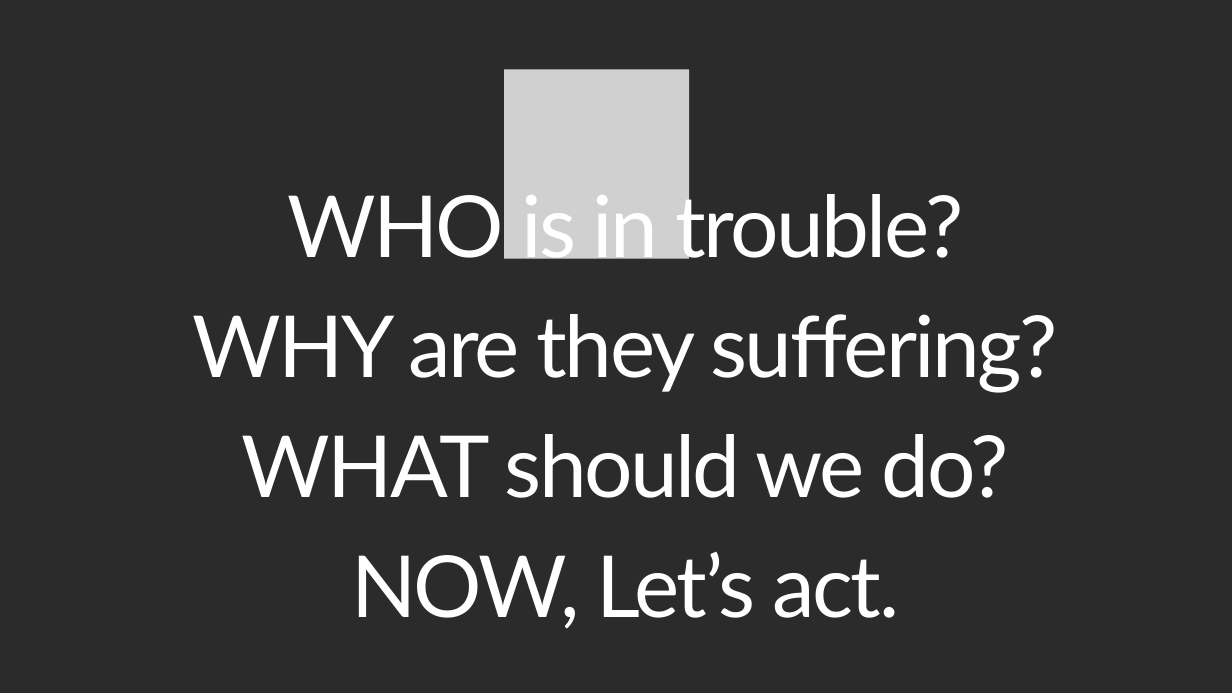
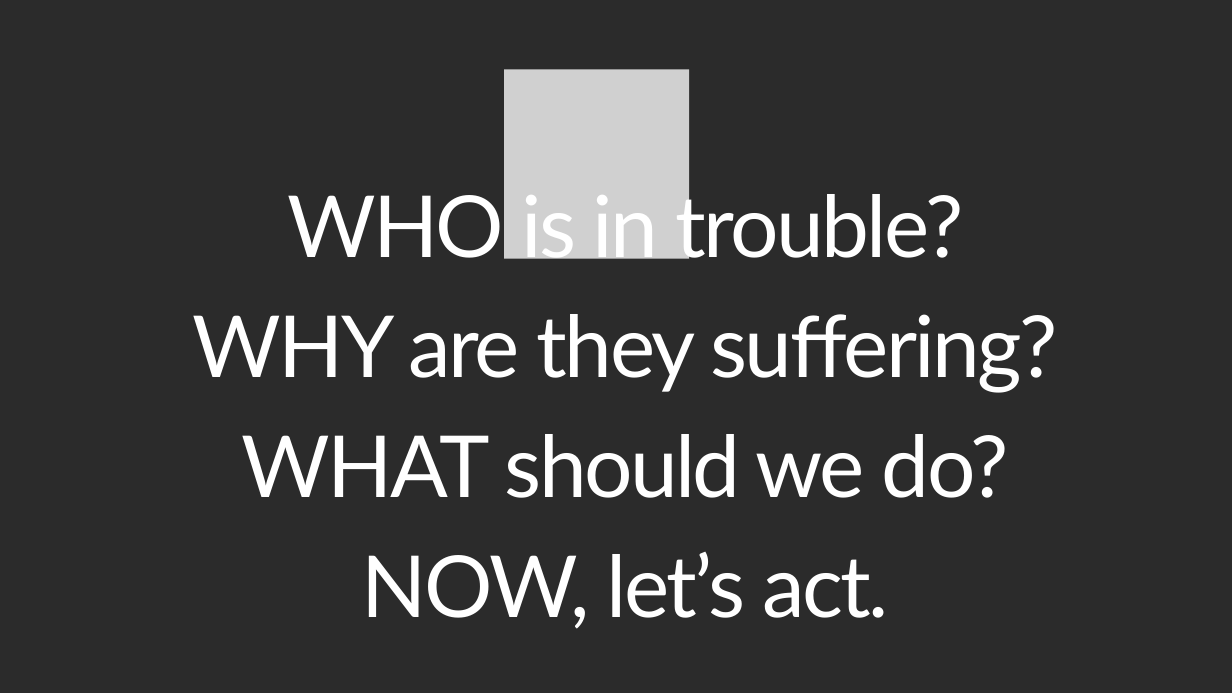
Before and after one commit to biossam/snja_map, a slide deck: slide 3 of files/intl/Now_Lets_act.pptx. Drawn at 1232x693 pixels with LibreOffice and Linux fonts; fonts in the diff are those of the drawing; grey boxes stand for pictures; background and template pictures are left out; a plain dark background stands for a picture behind light text. Boxes give left, top, right and bottom in pixels: in the first picture for what was removed or moved away, otherwise in the second. Text is boxed around its words. In the diff, an @@ line names an element or a change of style, - is before the commit and + after.

```diff
--- a/files/intl/Now_Lets_act.pptx
+++ b/files/intl/Now_Lets_act.pptx
@@ text at (362, 552, 889, 629): text changed @@
-NOW, Let’s act.
+NOW, let’s act.
```
Also in this commit, not shown: 1 other slide changed, 11 other files.
